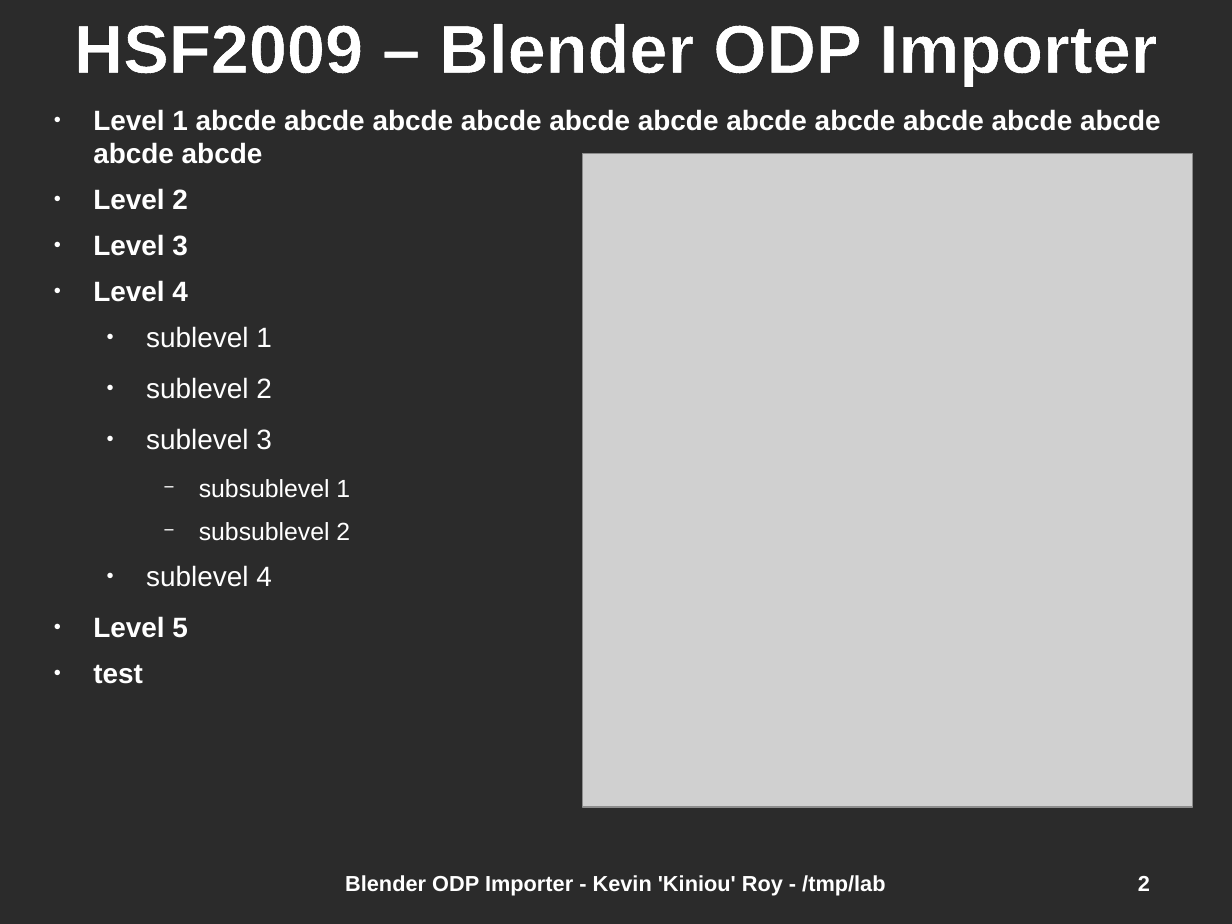
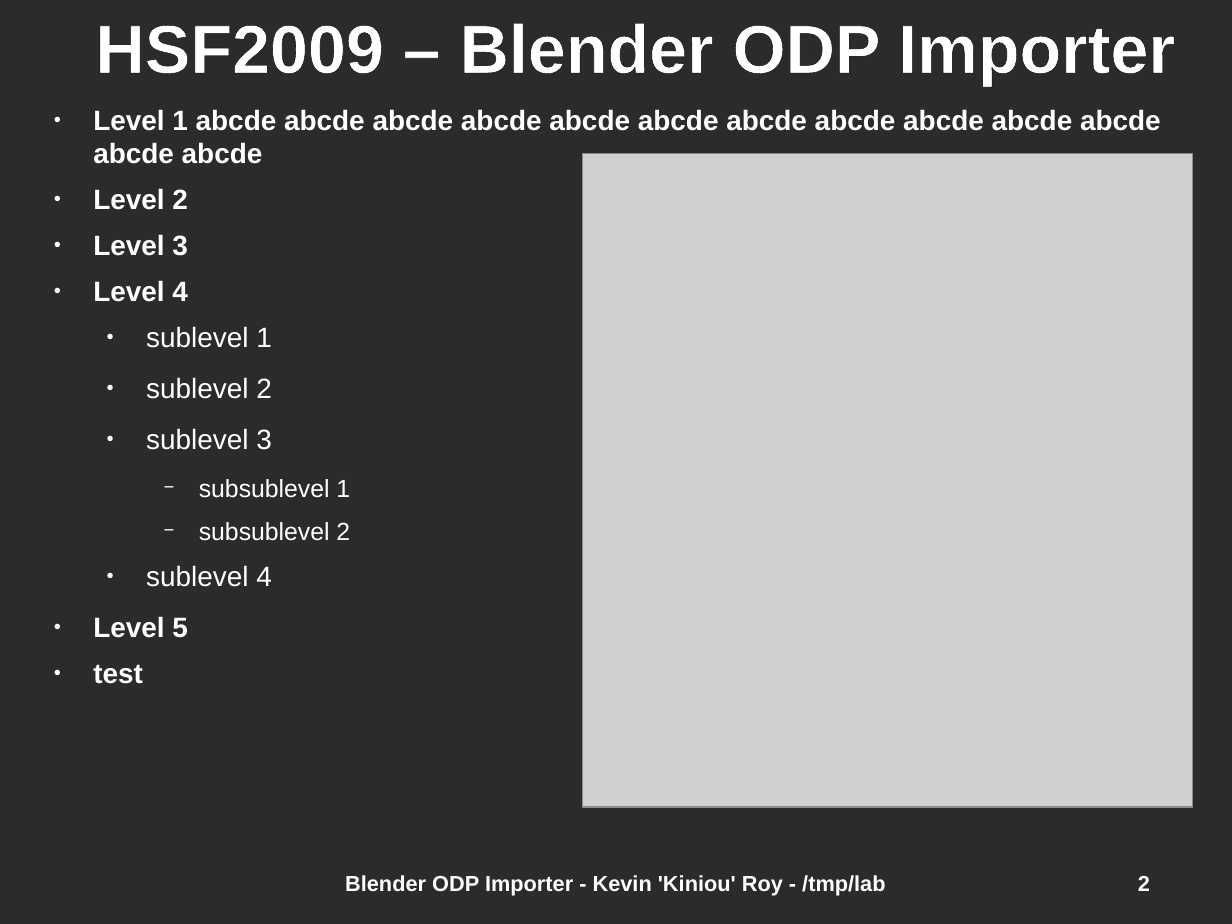
Before and after one commit to kiniou/blender-smooth-slides, a slide deck: slide 2 of import/doc/HSF2009.odp. Drawn at 1232x924 pixels with LibreOffice and Linux fonts; fonts in the diff are those of the drawing; grey boxes stand for pictures; background and template pictures are left out; a plain dark background stands for a picture behind light text. Boxes give left, top, right and bottom in pixels: in the first picture for what was removed or moved away, otherwise in the second. Text is boxed around its words. In the diff, an @@ line names an element or a change of style, - is before the commit and + after.

Commit message:
Road to get ODP Styles working (4)
    * Corrected fonts style with parented style
    * Changed units (position , width , height) of all elements to cm

```diff
--- a/import/doc/HSF2009.odp
+++ b/import/doc/HSF2009.odp
@@ title "HSF2009 – Blender ODP Importer" at (95, 23, 1175, 85): size 44.2 to 44 pt; alignment centre to right @@
```
Also in this commit, not shown: 2 other slides changed, 21 slides added, 3 other files.
